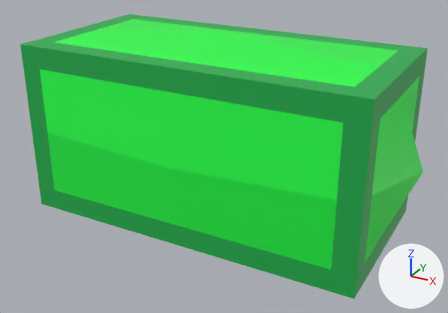
The FBX model Assets/Models/User Interface/ManaFull.fbx: old version first, new version second.
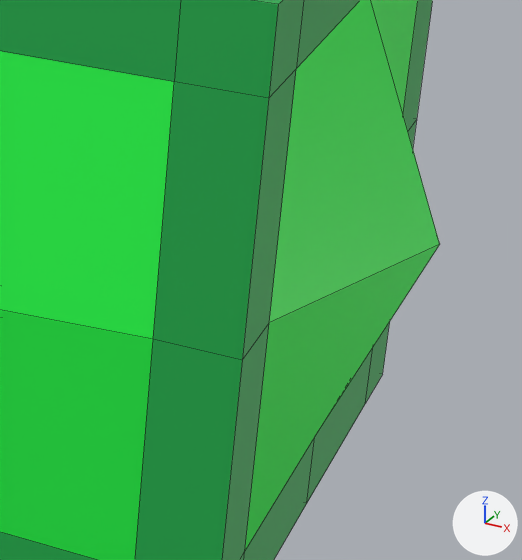
Old and new are each drawn whole from a camera (50 mm lens) standing at (3.27, -5.89, 2.63) and looking at (0.08, -0.09, -0.27) and again close up on the part from 65% to 100% of the width and 31% to 85% of the height. Arrows for +X, +Y and +Z are at lower right; the lights stay in place. The older version's two pictures come first. The close-ups show mesh edges as thin lines.

Names of what the first close-up shows: 'Mana.Full'.
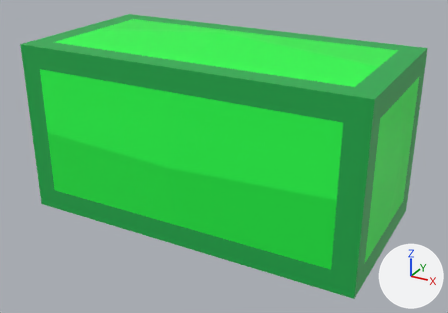
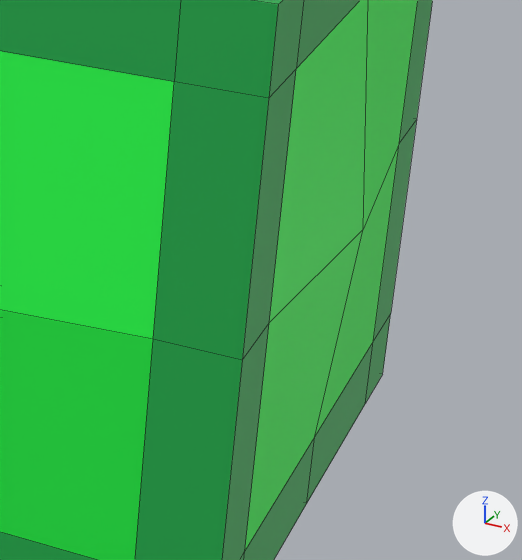
The newer file is also rescaled (x0.1) as a whole; pictures and numbers use the older file's frame.

What differs and where, as boxes [x1, y1, x2, y2] in the close-ups (522 x 560 px; the box of a moved part takes in the faces that stretch with it):
```json
{"object": "Mana.Full", "change": "reshaped", "before": [0, 0, 440, 560], "after": [0, 0, 432, 560]}
{"part": 1, "of": "me_cube_003", "change": "moved or reshaped", "before": [245, 0, 440, 550], "after": [245, 0, 418, 550]}
```

The change, as JSON lines over the scene's bpy script:
```json
{"block": "me_cube_003", "where": "# used by ob_mana_full; location = (0.0, 0.0, 0.0)"}
{"op": "remove", "block": "me_cube_003", "code": "me_cube_003.from_pydata(...)  # 98 vertices, 96 faces; spans x -2.3..2.3, y -1.15..1.15, z -1.15..1.15"}
{"op": "add", "block": "me_cube_003", "code": "me_cube_003.from_pydata(...)  # 98 vertices, 96 faces; spans x -2.07..2.07, y -1.15..1.15, z -1.15..1.15"}
{"block": "me_cube_003", "change": "me_cube_003 part 1"}
{"op": "set", "path": "me_cube_003.vertices[57].co", "old": "(2.3, 0.0, 0.0)", "new": "(2.07, 0.0, 0.0)", "note": "pixel (439, 244) -> pixel (363, 229)"}
{"block": "me_cube_003", "change": "other edits to the shape of me_cube_003 do not show in these pictures"}
```
